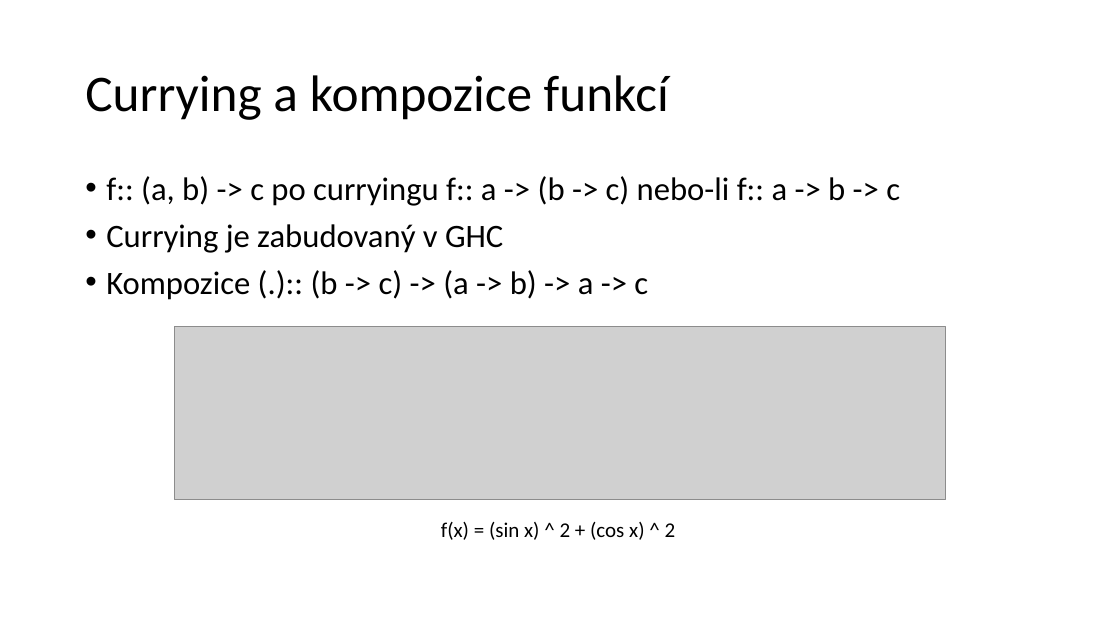
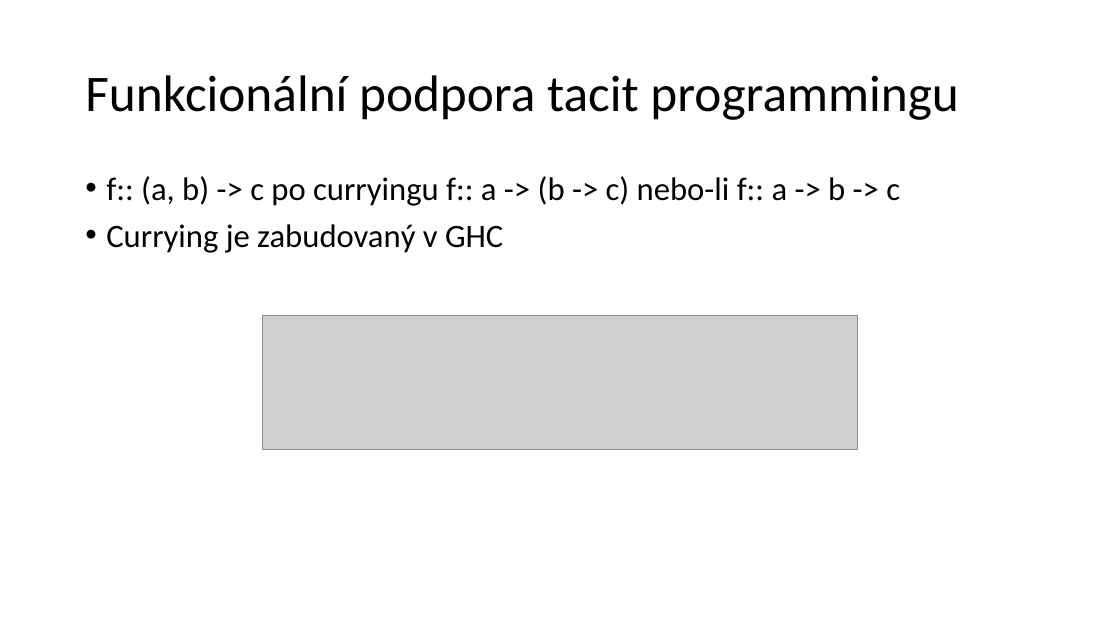
Before and after one commit to SturdyPose/Taskell-bachelor-thesis, a slide deck: slide 4 of TacitProgramming.pptx (slide 3 before the commit). Drawn at 1120x630 pixels with LibreOffice and Linux fonts; fonts in the diff are those of the drawing; grey boxes stand for pictures. Boxes give left, top, right and bottom in pixels: in the first picture for what was removed or moved away, otherwise in the second. Text is boxed around its words. In the diff, an @@ line names an element or a change of style, - is before the commit and + after.

```diff
--- a/TacitProgramming.pptx
+++ b/TacitProgramming.pptx
@@ title at (x1=85, y1=75, x2=958, y2=120): text changed @@
-Currying a kompozice funkcí
+Funkcionální podpora tacit programmingu
@@ text at (x1=106, y1=270, x2=648, y2=300): paragraph removed @@
-• Kompozice (.):: (b -> c) -> (a -> b) -> a -> c
@@ picture resized from (x1=175, y1=327, x2=946, y2=500) to (x1=262, y1=315, x2=858, y2=450) @@
@@ text removed at (x1=441, y1=522, x2=676, y2=540) @@
-f(x) = (sin x) ^ 2 + (cos x) ^ 2
```
Also in this commit, not shown: 5 other slides changed, 3 slides added, 3 slides removed.
